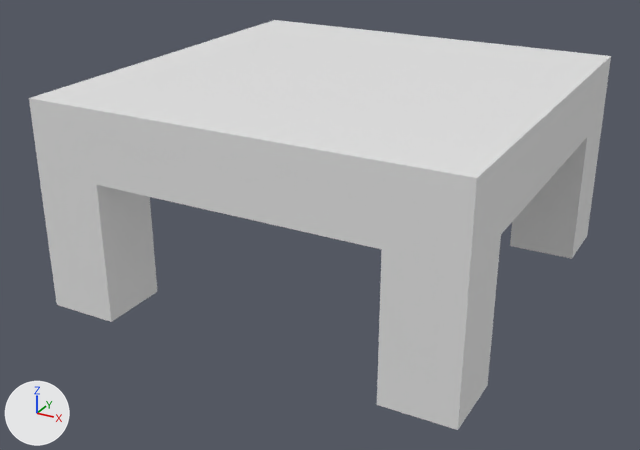
Two versions of the FBX model Assets/Mesh/Table.fbx, one commit apart.
Camera for both pictures: a camera (50 mm lens) standing at (2.79, -5.45, 2.54) and looking at (-0.09, -0.21, -0.08). Every picture has the same lights, and +X, +Y and +Z are marked at lower left. Where no turn or scale is listed for an object, it has been applied to the vertices.
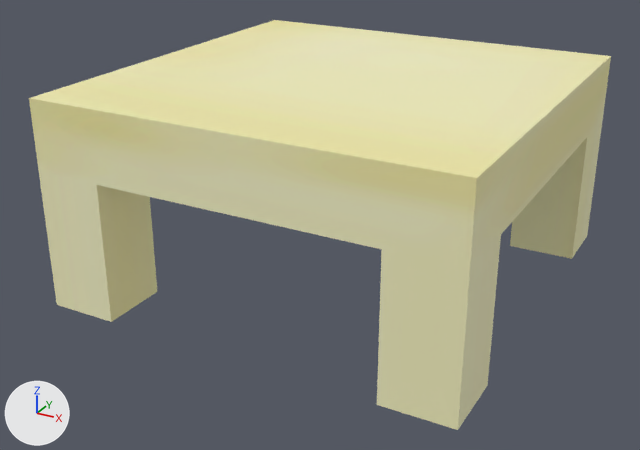
Boxes [x1, y1, x2, y2] around the edits, measured in the pictures (640 x 450 px):
'Cube', surface changed (grey to beige)
    both: [29, 20, 611, 430]

The change in detail:
Picture 'Table.png' (img_table_png) is new.
In material 'Material' (mat_material), base_color is no longer (0.8, 0.8, 0.8), white #e7e7e7.
In material 'Material' (mat_material), texture is now set to img_table_png, with its transparency.
